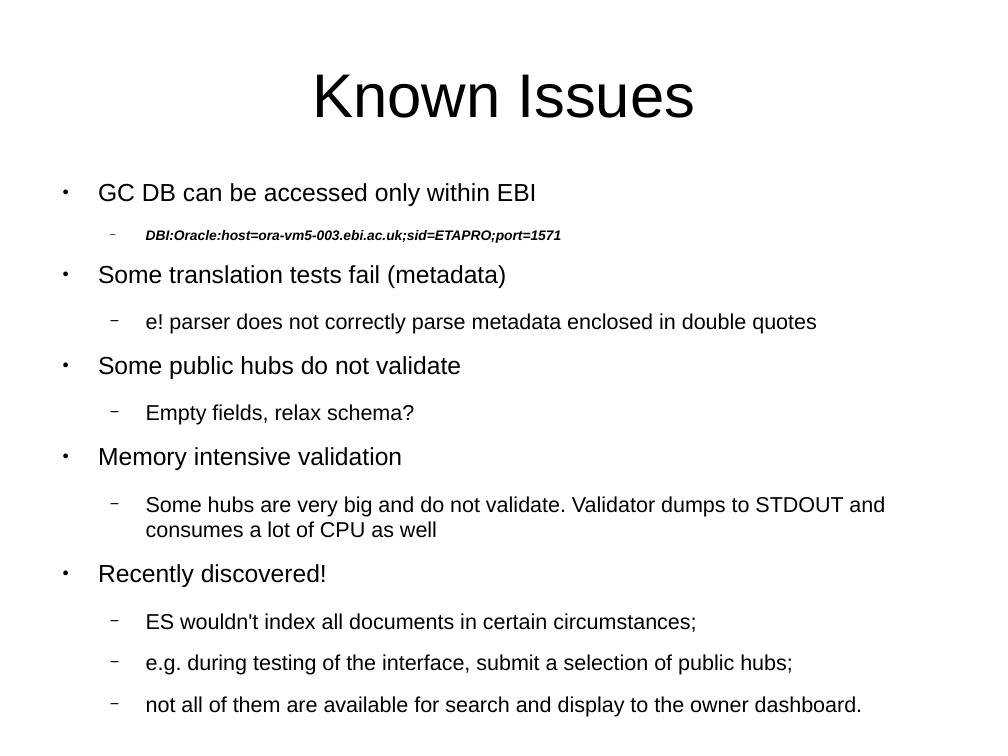
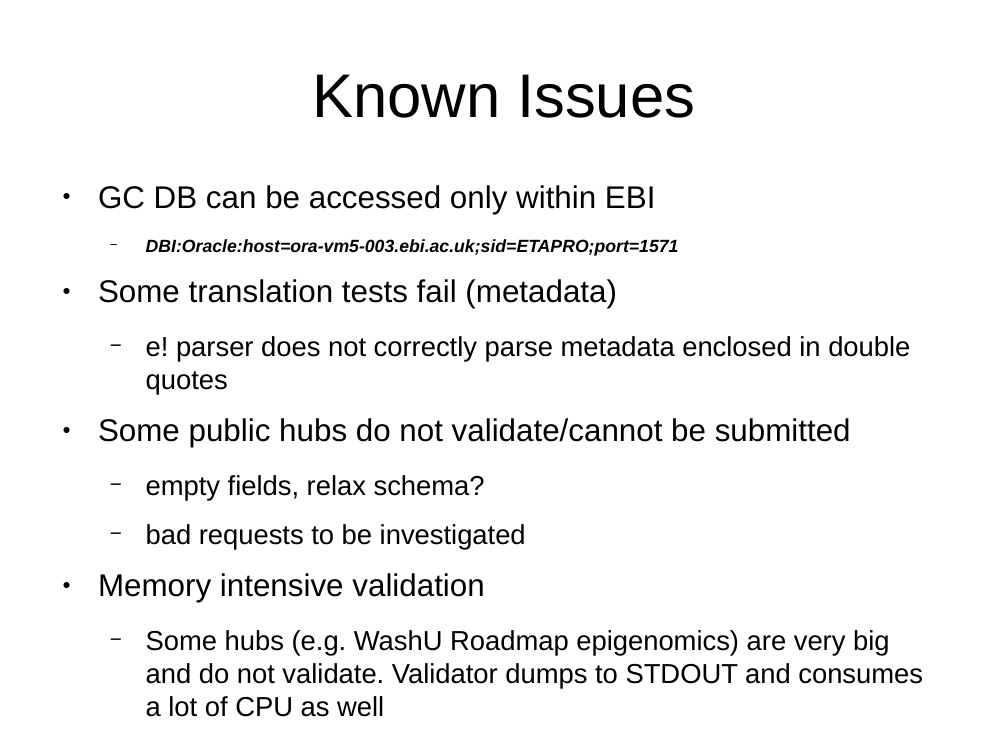
Before and after one commit to Ensembl/trackhub-registry, a slide deck: slide 20 of docs/code_review_07-05-15/talk.odp (slide 19 before the commit). Drawn at 1008x756 pixels with LibreOffice and Linux fonts; fonts in the diff are those of the drawing; background and template pictures are left out. Boxes give left, top, right and bottom in pixels: in the first picture for what was removed or moved away, otherwise in the second. Text is boxed around its words. In the diff, an @@ line names an element or a change of style, - is before the commit and + after.

Commit message:
Added discussion on translation tests and ID problem.

```diff
--- a/docs/code_review_07-05-15/talk.odp
+++ b/docs/code_review_07-05-15/talk.odp
@@ text at <box>98,185,910,603</box>: size 17.6 to 22.4 pt in "GC DB can be accessed only within ...", "Some translation tests fail (metadata)", "Memory intensive validation"; size 9.9 to 12.6 pt in "DBI:Oracle:host=ora-vm5-003.ebi.ac.uk;sid=ETAPRO;port=1571"; size 15.4 to 19.6 pt in "e! parser does not correctly parse metadata ..." @@
@@ text at <box>98,418,851,549</box>: text changed; size 17.6 to 19.6 pt @@
-● Some public hubs do not validate
-  − Empty fields, relax schema?
+● Some public hubs do not validate/cannot be submitted
+  − empty fields, relax schema?
+  − bad requests to be investigated
@@ text at <box>146,630,923,717</box>: text changed; size 15.4 to 19.6 pt @@
-  − Some hubs are very big and do not validate. Validator dumps to STDOUT and consumes a lot of CPU as well
-● Recently discovered!
-  − ES wouldn't index all documents in certain circumstances;
-  − e.g. during testing of the interface, submit a selection of public hubs;
-  − not all of them are available for search and display to the owner dashboard.
+  − Some hubs (e.g. WashU Roadmap epigenomics) are very big and do not validate. Validator dumps to STDOUT and consumes a lot of CPU as well
```
Also in this commit, not shown: 1 other slide changed, 3 slides added, 1 other file.
